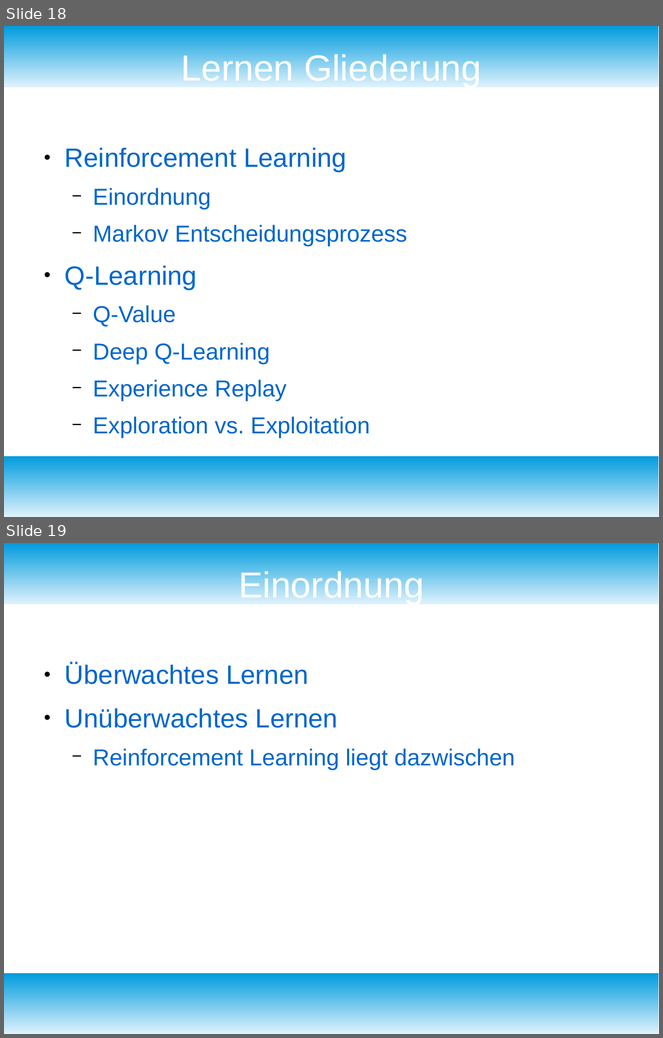
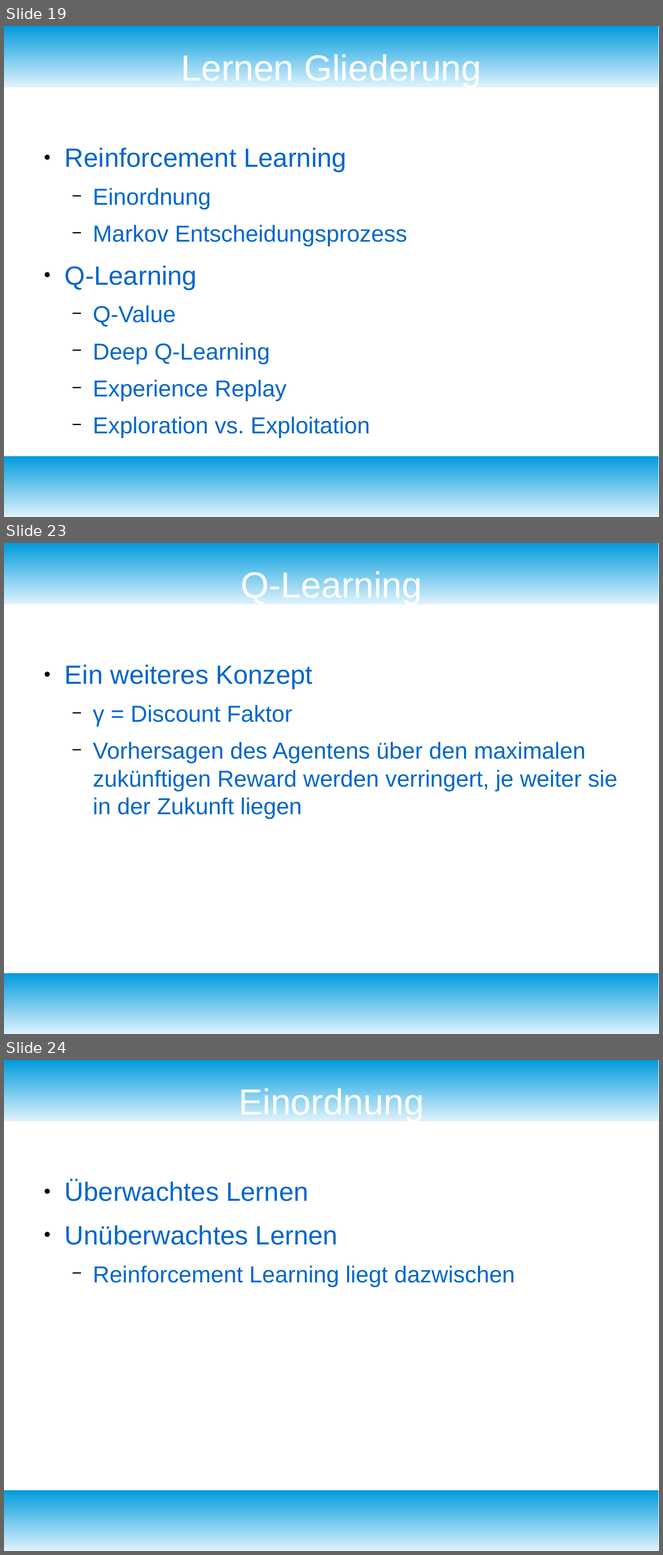
Before and after one commit to fnehmer/haw-is-assignment, a slide deck: Präsentation/is_praesentation.odp. Shown one above the other, each under a label of ours: slides 18 and 19 before the commit, slides 19, 23 and 24 after it; the slides between them are not shown. The pictures are 663x1038 and 663x1555 pixels, drawn with LibreOffice and Linux fonts; fonts in the diff are those of the drawing. Boxes give left, top, right and bottom in pixels: in the first picture for what was removed or moved away, otherwise in the second. Text is boxed around its words. In the diff, an @@ line names an element or a change of style, - is before the commit and + after.

```diff
--- a/Präsentation/is_praesentation.odp
+++ b/Präsentation/is_praesentation.odp
@@ slide 23 added at (4,543,659,1034), background #FFFFFF; not listed: 2 template elements that a slide beside it also shows @@
@@ title added at (241,568,422,604), 44 pt, text #FFFFFF @@
+Q-Learning
@@ text added at (65,665,618,819), 28 pt, text #0066CC @@
+● Ein weiteres Konzept
+  − γ = Discount Faktor
+  − Vorhersagen des Agentens über den maximalen zukünftigen Reward werden verringert, je weiter sie in der Zukunft liegen
@@ what was slide 18 is now slide 19 @@
@@ what was slide 19 is now slide 24 @@
```
Also in this commit, not shown: 2 slides changed, 8 other slides added, 1 slide removed, 12 other files.
